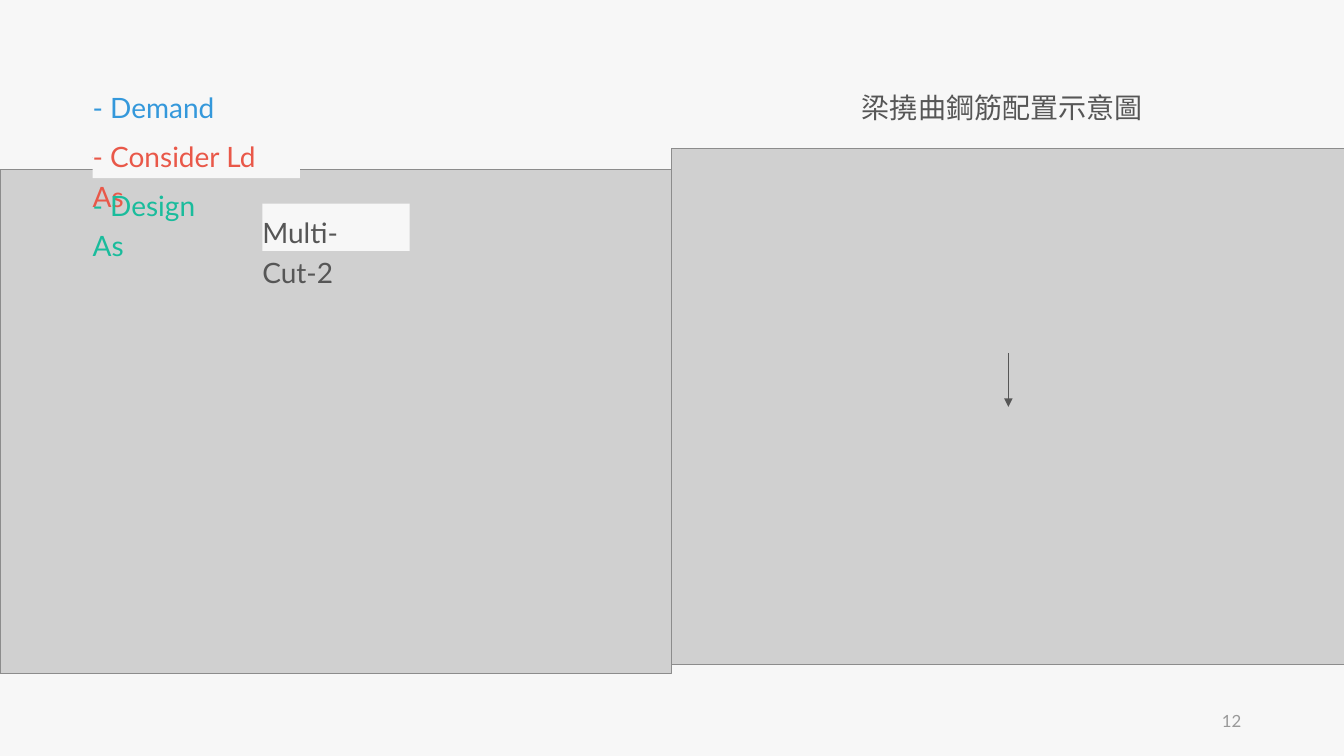
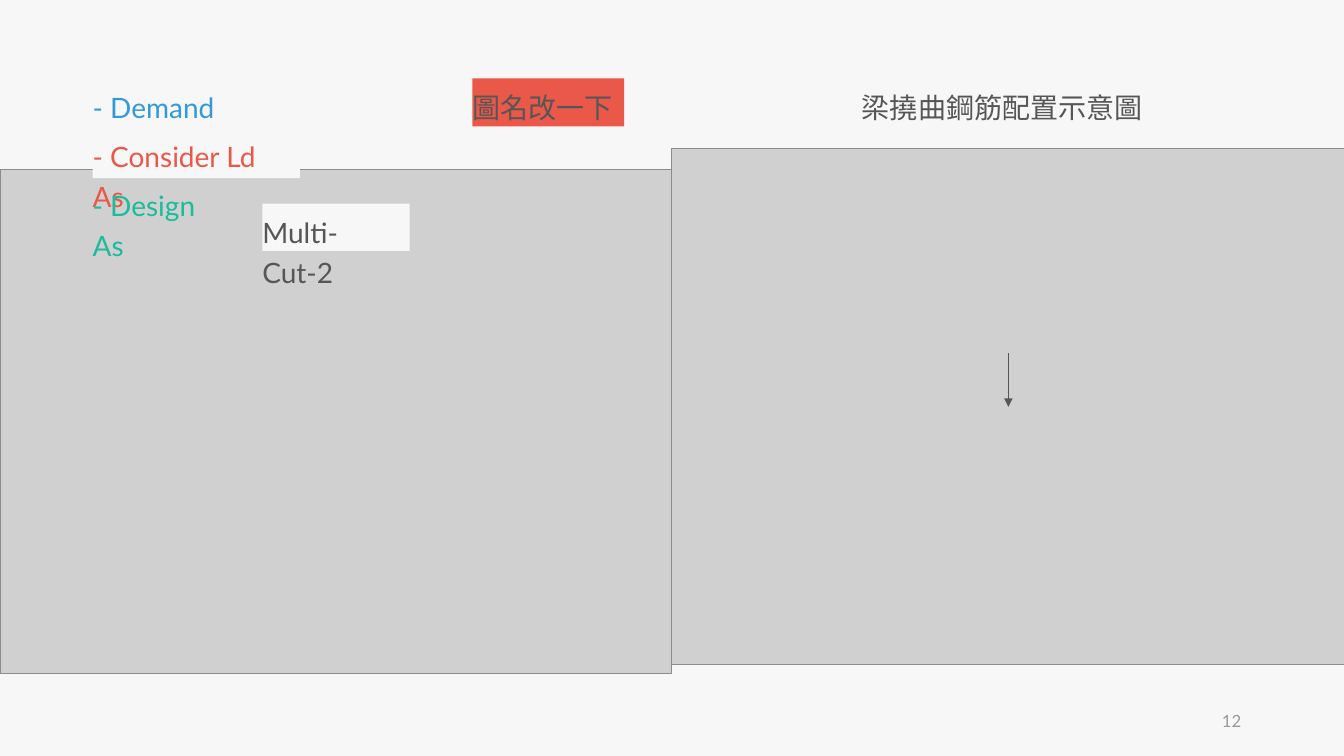
Before and after one commit to skyran1278/thesis, a slide deck: slide 12 of Meeting/20190523 Seminar/20190523 Seminar.pptx. Drawn at 1344x756 pixels with LibreOffice and Linux fonts; fonts in the diff are those of the drawing; grey boxes stand for pictures. Boxes give left, top, right and bottom in pixels: in the first picture for what was removed or moved away, otherwise in the second. Text is boxed around its words. In the diff, an @@ line names an element or a change of style, - is before the commit and + after.

```diff
--- a/Meeting/20190523 Seminar/20190523 Seminar.pptx
+++ b/Meeting/20190523 Seminar/20190523 Seminar.pptx
@@ rectangle added at [473, 79, 624, 127], fill #E95849, 20 pt, text #565656 @@
+圖名改一下
```
Also in this commit, not shown: 2 other slides changed.
